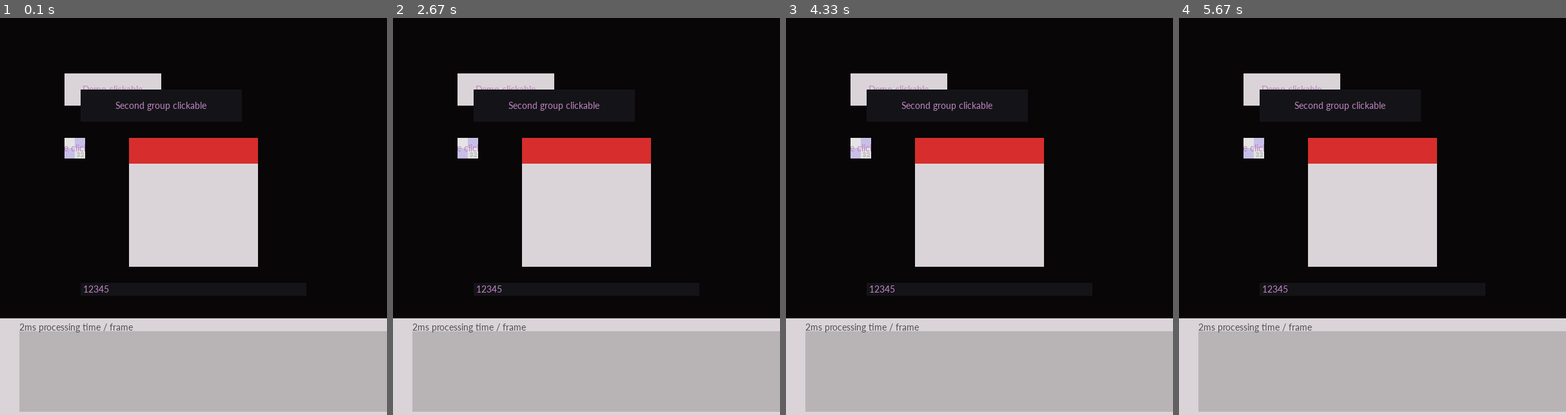
Above: before the commit, frames 1-4 (left to right).
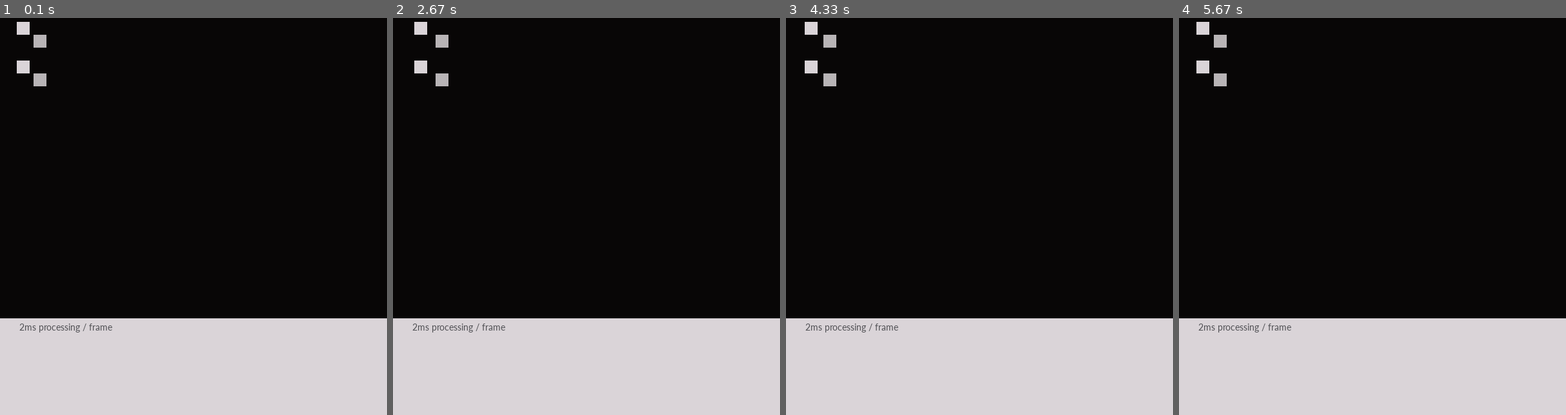
Above: after the commit, the same moments.

Repository: ageneric/pygame-engine-indev
Game: pygame game, started from main.py
Same seed, same stepped clock (60 frames per second), same inputs: the game is played once before the commit and once after it.
Inputs (mouse positions are in pixels of both pictures, inside the frame that each line leads up to):
- Up to frame 1 (0.1 s): no input
- Up to frame 2 (2.67 s): tap 3 at 0.33 s; tap Shift at 0.67, 1.07, 1.37, 1.62, 1.95, 2.25, 2.45 s; move the mouse to (594, 77) at 1.03 s; move the mouse to (574, 141) at 1.58 s; move the mouse to (687, 176) at 1.92 s; tap W at 2.03 s; move the mouse to (667, 141) at 2.42 s
- Up to frame 3 (4.33 s): tap Shift at 2.75, 3.02, 3.35, 3.65, 3.78, 4.18 s; move the mouse to (994, 196) at 2.98 s; move the mouse to (921, 331) at 3.32 s; tap W at 3.43 s; move the mouse to (917, 81) at 3.75 s; move the mouse to (886, 105) at 4.15 s
- Up to frame 4 (5.67 s): tap Shift at 4.48, 4.85, 5.25, 5.55 s; move the mouse to (1349, 89) at 4.82 s; tap W at 4.93 s; move the mouse to (1244, 129) at 5.22 s

The runs differ from the first frame. In frame 1, 32% of the frame differs, in the area x 4-100%, y 0-100%; in frame 2, 32%; in frame 3, 32%; in frame 4, 32%.

Commit message:
Update visible and rect properties by cascading values Transforms may record their parent node and then call a method to update the rect position, instead of being polled for changes each frame.

Diff:
--- a/engine/base_node.py
+++ b/engine/base_node.py
@@ -6,13 +6,14 @@
                             defaults=[0, 0, 0, 0, 0, 0, 0, True])
 
 class Anchor:
-    top = left = 0
+    top = left = 0.0
     center = middle = 0.5
-    bottom = right = 1
+    bottom = right = 1.0
 
 class Transform:
-    def __init__(self, x: float, y: float, width=0, height=0, anchor_x=0.0, anchor_y=0.0, rotation=0.0):
-        self.is_modified = True
+    __slots__ = "node", "x", "y", "width", "height", "anchor_x", "anchor_y", "rotation"
+
+    def __init__(self, x: float, y: float, width=0, height=0, anchor_x=0.0, anchor_y=0.0, rotation=0.0, node=None):
         self.x = x
         self.y = y
         self.width = width
@@ -20,22 +21,23 @@
         self.anchor_x = anchor_x
         self.anchor_y = anchor_y
         self.rotation = rotation
+        self.node = node
 
     def __repr__(self) -> str:
         return f'(XY {self.x}, {self.y}, WH {self.width}, {self.height}, aXY {self.anchor_x}, {self.anchor_y})'
 
     @classmethod
-    def from_rect(cls, rect, anchor_x=0, anchor_y=0, rotation=0):
+    def from_rect(cls, rect, anchor_x=0.0, anchor_y=0.0, rotation=0.0):
         return cls(rect.x, rect.y, rect.width, rect.height, anchor_x, anchor_y, rotation)
 
     def rect(self):
         return pygame.Rect(int(self.x - self.width * self.anchor_x),
-                           int(self.y - self.height * self.anchor_y), int(self.width), int(self.height))
+                           int(self.y - self.height * self.anchor_y), self.width, self.height)
 
-    def __setattr__(self, key, value):
-        object.__setattr__(self, key, value)
-        if not self.is_modified and key not in ('anchor', 'anchor_x', 'anchor_y'):
-            object.__setattr__(self, 'is_modified', True)
+    def __setattr__(self, name, val):  # TODO: this can be replaced with many properties
+        object.__setattr__(self, name, val)
+        if hasattr(self, 'node') and name not in ('anchor_x', 'anchor_y', 'anchor', 'node'):
+            self.node.transform_on_update()
 
     # Getters and setters for transform properties
     @property
@@ -68,8 +70,9 @@
             raise AttributeError(f'Incorrect type for parent, NodeProperties[0] (got {node_props[0]})')
         self.parent = node_props[0]
         self.parent.add_child(self)
-        self.transform = Transform(*node_props[1:-1])
+        self.transform = Transform(*node_props[1:7], node=self)
         self._enabled = node_props[8]
+        self.rect = self.world_rect()
 
         self.nodes = []
 
@@ -79,11 +82,11 @@
                 if child.enabled:
                     child.update()
 
-    def draw(self, surface):
+    def draw(self):
         if self.nodes:  # optimisation; check for leaf node (~0.9x time)
             for child in self.nodes:
                 if child.enabled:
-                    child.draw(surface)
+                    child.draw()
 
     def add_child(self, child):
         self.nodes.append(child)
@@ -97,11 +100,18 @@
             print(f'Engine warning: could not remove child {child} as it could not be found.')
 
     def world_rect(self) -> pygame.Rect:
-        if isinstance(self.parent, Node):
-            parent_rect = self.parent.world_rect()
-            return self.transform.rect().move(parent_rect.x, parent_rect.y)
-        else:
-            return self.transform.rect()
+        rect = self.transform.rect()
+        parent = self.parent
+        while isinstance(parent, Node):
+            rect.move_ip(parent.transform.x, parent.transform.y)
+            parent = parent.parent
+        return rect
+
+    def scene(self):
+        parent = self.parent
+        while isinstance(parent, Node):
+            parent = parent.parent
+        return parent
 
     def __del__(self):
         self.parent = None
@@ -118,12 +128,29 @@
         self._enabled = set_enable
         self.cascade_set_visible(set_enable)
 
+    def transform_on_update(self):
+        if isinstance(self.parent, Node):
+            dx, dy = self.transform.x - self.rect.x + self.parent.rect.x, self.transform.y - self.rect.y + self.parent.rect.y
+        else:
+            dx, dy = self.transform.x - self.rect.x, self.transform.y - self.rect.y
+        if dx or dy:
+            self.cascade_move_rect(dx, dy)
+        else:
+            self.rect.width = self.transform.width
+            self.rect.height = self.transform.height
+
     def cascade_set_visible(self, set_visible: bool):
-        for child in self.nodes:
-            child.cascade_set_visible(set_visible)
+        if self.nodes:
+            for child in self.nodes:
+                child.cascade_set_visible(set_visible)
 
+    def cascade_move_rect(self, dx, dy):
+        self.rect.move_ip(dx, dy)
+        if self.nodes:
+            for child in self.nodes:
+                child.cascade_move_rect(dx, dy)
 
-class SpriteNode(pygame.sprite.DirtySprite, Node):
+class SpriteNode(Node, pygame.sprite.DirtySprite):
     def __init__(self, node_props: NodeProperties, *groups, image=None, fill_color=None):
         if groups and isinstance(groups[0], pygame.sprite.AbstractGroup):
             pygame.sprite.DirtySprite.__init__(self, *groups)
@@ -133,9 +160,7 @@
             pygame.sprite.DirtySprite.__init__(self)
 
         Node.__init__(self, node_props)
-        self._visible = self.enabled
-        self.rect = self.world_rect()
-        # print(f'{self}, rect {self.rect}, parent {self.parent}, {self.groups()}')
+        self._visible = self.world_visible()
 
         if image is None:
             self.image = pygame.Surface(self.transform.size)
@@ -144,18 +169,27 @@
         else:
             self.image = pygame.Surface(self.transform.size, 0, image)
 
-    def draw(self, surface):
-        if self.transform.is_modified:
-            self.transform.is_modified = False
-            if self.dirty < 2:
-                self.dirty = 1
-            self.rect = self.world_rect()
-        Node.draw(self, self.dirty)
-
     def __del__(self):
         pygame.sprite.Sprite.kill(self)
         Node.__del__(self)
 
+    def world_visible(self):
+        visible = self._enabled
+        parent = self.parent
+        while visible and isinstance(parent, Node):
+            visible = parent.visible and visible
+            parent = parent.parent
+        return visible
+
     def cascade_set_visible(self, set_visible):
-        Node.cascade_set_visible(self, set_visible)
-        self.visible = int(set_visible and self._enabled)
+        set_visible = set_visible and self.enabled
+        if set_visible != self._visible:
+            self._visible = set_visible
+            Node.cascade_set_visible(self, set_visible)
+            if self.dirty < 2:
+                self.dirty = 1
+
+    def cascade_move_rect(self, dx, dy):
+        Node.cascade_move_rect(self, dx, dy)
+        if self.dirty < 2:
+            self.dirty = 1
--- a/engine/base_scene.py
+++ b/engine/base_scene.py
@@ -24,11 +24,12 @@
 
     def draw(self):
         for child in self.nodes:
-            if child.enabled:
-                child.draw(0)
+            child.draw()
 
         if self.draw_group is not None:
             return self.draw_group.draw(self.screen)
+        else:
+            return []
 
     def add_named_child(self, name: str, node):
         setattr(self, name, node)
--- a/engine/interface.py
+++ b/engine/interface.py
@@ -2,7 +2,7 @@
 from pygame.locals import MOUSEMOTION, MOUSEBUTTONDOWN, MOUSEBUTTONUP, Rect
 from math import sqrt
 
-from .base_node import SpriteNode, NodeProperties, Transform
+from .base_node import SpriteNode, NodeProperties
 import engine.text as text
 
 MOUSE_EVENTS = (MOUSEMOTION, MOUSEBUTTONDOWN, MOUSEBUTTONUP)
@@ -125,8 +125,8 @@
     def on_click(self):
         self.callback()
 
-    def draw(self, surface):
-        super().draw(surface)
+    def draw(self):
+        super().draw()
         if self._visible and self.dirty > 0:
             if self.style.get("image", False):
                 self.image.blit(self.style.get("image"), (0, 0))
@@ -202,8 +202,8 @@
         if last_text != self.text:
             self.on_change()
 
-    def draw(self, surface):
-        super().draw(surface)
+    def draw(self):
+        super().draw()
         if self._visible and self.dirty > 0:
             if self.state == TextEntry.hover:
                 self.image.fill(self.style.get("background_highlighted"))
@@ -231,31 +231,30 @@
             self.generate_grid(initial_nodes_gen)
             # Check the first node for methods and assume they are all identical
             t_node = self.nodes[0]
-            self.call_draw_method = hasattr(t_node, 'draw') and callable(t_node.draw)
-            self.call_update_method = hasattr(t_node, 'update') and callable(t_node.update)
+            self.use_update_method = hasattr(t_node, 'update') and callable(t_node.update)
+            self.use_draw_method = hasattr(t_node, 'draw') and callable(t_node.draw)
         else:
-            # Assume the next nodes will have a draw and update method
-            self.call_draw_method = self.call_update_method = True
+            self.use_update_method = self.use_draw_method = False
 
     def generate_grid(self, initial_nodes_gen):
         for i, (inst_class, *args, kwargs) in enumerate(initial_nodes_gen):
             self.nodes.append(inst_class(*args, **kwargs))
 
     def update(self):
-        if self.call_update_method:
+        if self.use_update_method:
             for tile in self.nodes:
                 tile.update()
 
-    def draw(self, surface):
-        if self.call_draw_method:
-            for tile in self.nodes:
-                tile.draw()
-
-        if self._visible and self.dirty > 0:
+    def draw(self):
+        if self._visible and self.dirty > 0:
+            if self.use_draw_method:
+                for tile in self.nodes:
+                    tile.draw()
+
             self.image.fill(self.style.get("background"))
             for i, tile in enumerate(self.nodes):
                 if hasattr(tile, 'image'):
-                    tile.image.blit(self.image, self.index_to_position(i))
+                    self.image.blit(tile.image, self.index_to_position(i))
 
     def index_to_position(self, index):
         spacing = self.style.get('spacing', 20)
@@ -279,24 +278,32 @@
         super().remove_child(child)
         self.dirty = 1
 
+    def cascade_move_rect(self, set_rect):
+        self.rect = set_rect.move(self.transform.x, self.transform.y)
+
+    def cascade_set_visible(self, set_visible):
+        visible = set_visible and self.enabled
+        if visible != self._visible:
+            self.dirty = self._visible = visible
+
 class SpriteGrid(Grid):
     """A container for equally spaced UI items that draws them onto a buffer."""
     def __init__(self, node_props, group, initial_nodes_gen=None, horizontal=False, **kwargs):
+        self.grid_group = pygame.sprite.Group()
         super().__init__(node_props, group, initial_nodes_gen, horizontal, **kwargs)
-        self.grid_group = pygame.sprite.Group()
-        self.grid_group.add(self.nodes)
+        self.use_update_method = self.call_draw_method = True
 
     def generate_grid(self, initial_nodes_gen):
         for i, (inst_class, *args, kwargs) in enumerate(initial_nodes_gen):
             node_props = NodeProperties(self, *self.index_to_position(i))
-            inst_class(node_props, *args, **kwargs)
-
-    def draw(self, surface):
-        if self.call_draw_method:
-            for tile in self.nodes:
-                tile.draw(surface)
-
-        if self._visible and self.dirty > 0:
+            inst_class(node_props, self.grid_group, *args, **kwargs)
+
+    def draw(self):
+        if self._visible and self.dirty > 0:
+            if self.call_draw_method:
+                for tile in self.nodes:
+                    tile.draw()
+
             self.image.fill(self.style.get("background"))
             wr = self.world_rect()
             for i, tile in enumerate(self.nodes):
--- a/main.py
+++ b/main.py
@@ -20,7 +20,7 @@
 
 def main():
     SURF_HEIGHT = 150
-    FIRST_SCENE_NAME = 'ExampleHandling'
+    FIRST_SCENE_NAME = 'ExampleTree'
     DETAIL_SCENE_NAME = 'ExampleDetail'
 
     print(f'2/3 Starting: screen resolution {display_width}, {display_height}')
@@ -58,14 +58,12 @@
                         scene, scene_detail = initialise_scenes(surf, surf_detail, FIRST_SCENE_NAME, DETAIL_SCENE_NAME)
                     elif event.key == pg.K_TAB:
                         # Tab: toggle the tree tab refresh (temporary)
-                        pg.draw.rect(scene_detail.tree_tab.image, (0, 0, 0), (0, 8, 8, 8))
                         scene_detail.tree_tab.enabled = not scene_detail.tree_tab.enabled
             scene.handle_events(events)
 
         # Update scene and display --
         scene.update()
-        rects = scene.draw()
-
+        rectangle_list = scene.draw()
         # Update detail surf --
         scene_detail.update()
         scene_detail.draw()
@@ -73,8 +71,8 @@
         screen.blit(surf, (0, 0))
         screen.blit(surf_detail, (0, surf.get_height()))
 
-        rects.append(pg.Rect(0, surf.get_height(), display_width, SURF_HEIGHT))
-        pg.display.update(rects)
+        rectangle_list.append(pg.Rect(0, surf.get_height(), display_width, SURF_HEIGHT))
+        pg.display.update(rectangle_list)
 
         clock.tick(FPS)
 
@@ -88,6 +86,7 @@
 
     """profile.disable()
     import pstats
-    pstats.Stats(profile).strip_dirs().sort_stats("cumulative").print_stats(20)"""
+    pstats.Stats(profile).strip_dirs().sort_stats("cumulative").print_stats(24)
+    pstats.Stats(profile).strip_dirs().sort_stats("tottime").print_stats(24)"""
 
 pg.quit()
--- a/scenes.py
+++ b/scenes.py
@@ -11,12 +11,8 @@
     def __init__(self, screen, clock):
         super().__init__(screen, clock)
 
-        self.n = Node(NodeProperties(self, 30, 30))
-        Node(NodeProperties(self, 75, 75))
-
     def update(self):
         super().update()
-        self.n.transform.x = self.n.transform.x + 1 % self.screen_size_x
 
 def grid_example_generator():
     for i in range(2):
@@ -68,10 +64,17 @@
         super().__init__(screen, clock)
         self.create_draw_group((8, 6, 6))
 
-        a = SpriteNode(NodeProperties(self, 20, 20, 20, 20), self.draw_group, fill_color=C_LIGHT)
-        b = SpriteNode(NodeProperties(a, 20, 20, 20, 20), self.draw_group, fill_color=C_LIGHT_ISH)
-        c = SpriteNode(NodeProperties(self, 20, 80, 20, 20), self.draw_group, fill_color=C_LIGHT)
-        d = SpriteNode(NodeProperties(c, 20, 20, 20, 20), self.draw_group, fill_color=C_LIGHT_ISH)
+        for i in range(200):
+            a = SpriteNode(NodeProperties(self, 20, 20, 20, 20), self.draw_group, fill_color=C_LIGHT)
+            b = SpriteNode(NodeProperties(a, 20, 20, 20, 20), self.draw_group, fill_color=C_LIGHT_ISH)
+            c = SpriteNode(NodeProperties(self, 20, 80, 20, 20), self.draw_group, fill_color=C_LIGHT)
+            d = SpriteNode(NodeProperties(c, 20, 20, 20, 20), self.draw_group, fill_color=C_LIGHT_ISH)
+
+    def update(self):
+        super().update()
+        for i in self.nodes:
+            i.transform.x += 1
+            i.nodes[0].transform.x += 1
 
     def handle_events(self, pygame_events):
         for event in pygame_events:
@@ -84,6 +87,10 @@
                     self.nodes[1].enabled = not self.nodes[1].enabled
                 if event.key == pygame.K_4:
                     self.nodes[1].nodes[0].enabled = not self.nodes[1].nodes[0].enabled
+                if event.key == pygame.K_q:
+                    self.nodes[0].transform.x = (self.nodes[0].transform.x + 1) % 600
+                if event.key == pygame.K_w:
+                    self.nodes[0].nodes[0].transform.x = (self.nodes[0].nodes[0].transform.x + 1) % 600
 
 
 class ExampleDetail(Scene):
@@ -98,18 +105,24 @@
         self.tree_tab = TreeTabGrid(NodeProperties(self, 30, 20, self.screen_size_x - 30, 125, enabled=False),
                                     self.group, ref, spacing=13, background=C_LIGHT_ISH, color=C_DARK)
 
+    def update(self):
+        super().update()
+
     def draw(self):
         super().draw()
+
         self.screen.fill(C_LIGHT)
-        self.group.draw(self.screen)
+        if self.tree_tab.visible:
+            self.group.draw(self.screen)
+            self.tree_tab.dirty = False
 
         rawtime = self.clock.get_rawtime()
         self.recent_frames_ms.append(rawtime)
-        if len(self.recent_frames_ms) > FPS:
+        if len(self.recent_frames_ms) > 30:
             self.recent_frames_ms.pop(0)
-            message = f'{rawtime}ms processing time / frame ({sum(self.recent_frames_ms)}ms / s)'
+            message = f'{sum(self.recent_frames_ms) * FPS // 30}ms / s ({rawtime}ms / frame)'
         else:
-            message = f'{rawtime}ms processing time / frame'
+            message = f'{rawtime}ms processing / frame'
 
         text.draw(self.screen, message, (30, 5),
                   color=C_DARK_ISH, justify=(False, False))
--- a/tree_tab.py
+++ b/tree_tab.py
@@ -18,6 +18,7 @@
         self.tree = tree
         self.copy_list = []
         self.get_copy_list(self.tree)
+        self.nodes = self.copy_list  # alias
 
     def get_copy_list(self, tree, depth=0):
         for node in tree.nodes:
@@ -80,26 +81,6 @@
             print('del')
             del self.copy_list[start_index:index]
 
-    def draw(self, surface):
-        # Intentionally omit super().draw(): do not call draw on children
-        if not self.dirty:
-            return
-
-        self.image.fill(self.style.get('background'))
-        spacing = self.style.get('spacing', 20)
-
-        for i, copy_node in enumerate(self.copy_list):
-            if self.horizontal:
-                destination = pygame.Rect(i*spacing, 0, spacing, self.transform.height)
-            else:
-                destination = pygame.Rect(0, i*spacing, self.transform.width, spacing)
-
-            if (-spacing < destination.left < self.transform.width
-                    and -spacing < destination.top < self.transform.height):
-                self.image.blit(copy_node.image, destination)
-            else:
-                return
-
     def redraw_entry(self, entry, depth):
         entry.image.fill(self.style.get('background'))
         if entry.reference_visible >= 0:
